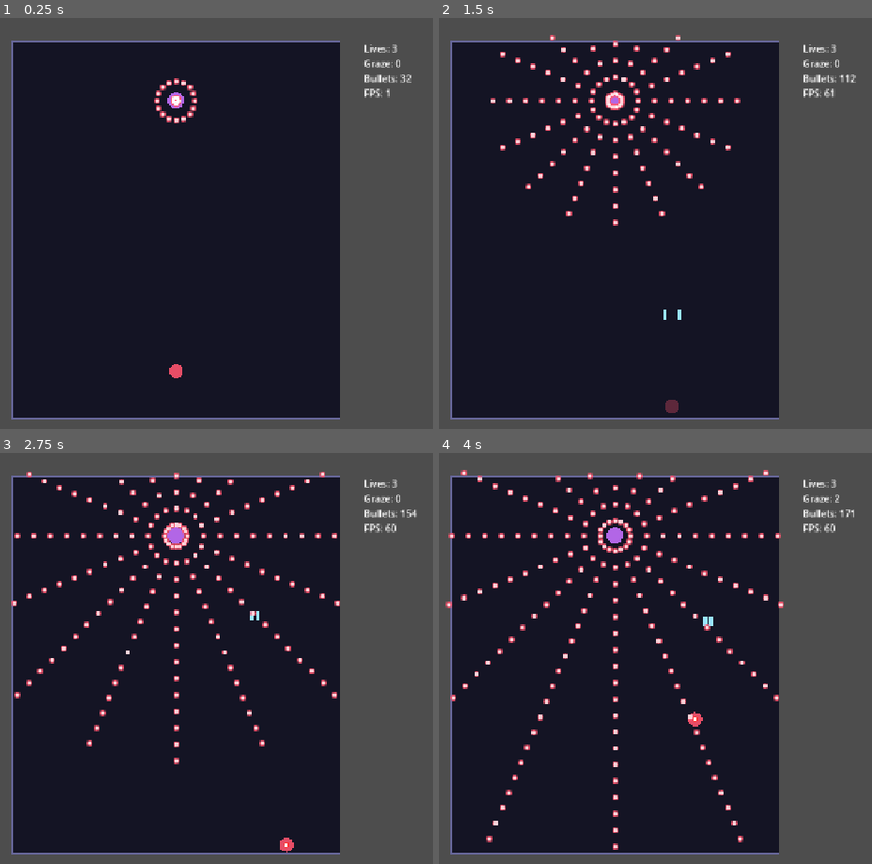
Above: before the commit, frames 1-4 (two rows, left to right).
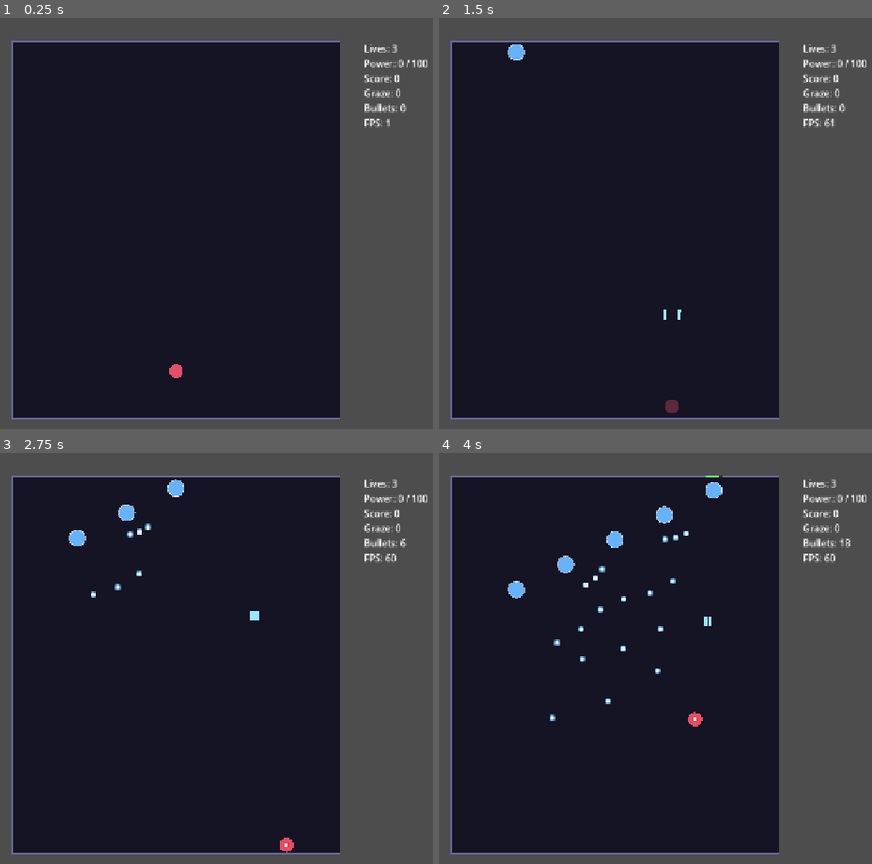
Above: after the commit, the same moments.

Repository: ZeynTheDev/danmaku-game-godot
Game: Godot game, scene res://scenes/stage.tscn
Same seed, same stepped clock (60 frames per second), same inputs: the game is played once before the commit and once after it.
Inputs:
- Up to frame 1 (0.25 s): no input
- Up to frame 2 (1.5 s): hold Right (move_right) 0.53-1.28 s; hold Shift (focus) 0.53-1.28 s; tap Z (shoot) at 0.8, 1.35 s; hold Down (move_down) from 1.28 s (still down)
- Up to frame 3 (2.75 s): tap Shift (focus) at 1.55 s; release Down (move_down) at 2.03 s; hold Right (move_right) from 2.03 s (still down); hold Shift (focus) from 2.03 s (still down); tap Z (shoot) at 2.3 s
- Up to frame 4 (4 s): release Right (move_right) at 2.78 s; release Shift (focus) at 2.78 s; hold Up (move_up) 2.78-3.53 s; tap Z (shoot) at 2.85, 3.8 s; tap Shift (focus) at 3.05 s; hold Left (move_left) from 3.53 s (still down); hold Shift (focus) from 3.53 s (still down)

The runs differ from the first frame. In frame 1, 1.0% of the frame differs, in the area x 35-99%, y 10-27%; in frame 2, 2.8%; in frame 3, 4.0%; in frame 4, 4.9%, in the area x 1-99%, y 4-97%.

Commit message:
M3: enemies, waves and item drops

Diff:
--- a/scenes/stage.tscn
+++ b/scenes/stage.tscn
@@ -3,7 +3,7 @@
 [ext_resource type="Script" uid="uid://dp0854jhvyt3e" path="res://scripts/stage.gd" id="1_gi7kc"]
 [ext_resource type="PackedScene" uid="uid://cvaf5ce257nxi" path="res://scenes/player.tscn" id="2_kewym"]
 [ext_resource type="Script" uid="uid://cqsbppsp28gkc" path="res://scripts/bullet_manager.gd" id="3_6c5u0"]
-[ext_resource type="Script" uid="uid://cfy8o7dlsxir0" path="res://scripts/pattern_emitter.gd" id="4_vcsse"]
+[ext_resource type="Script" uid="uid://boos0nxll6qsx" path="res://scripts/wave_spawner.gd" id="4_6c5u0"]
 
 [node name="Stage" type="Node2D"]
 script = ExtResource("1_gi7kc")
@@ -13,5 +13,5 @@
 [node name="BulletManager" type="Node2D" parent="."]
 script = ExtResource("3_6c5u0")
 
-[node name="Emitter" type="Node2D" parent="."]
-script = ExtResource("4_vcsse")
+[node name="WaveSpawner" type="Node2D" parent="."]
+script = ExtResource("4_6c5u0")
--- /dev/null
+++ b/scripts/enemy.gd
@@ -0,0 +1,151 @@
+class_name Enemy
+extends Area2D
+
+## Emitted when the enemy's HP reaches zero (not when it just leaves the screen).
+signal died(enemy: Enemy)
+
+## STRAIGHT: moves along its velocity.
+## SINE: moves along its velocity while swaying left and right.
+## HOVER: descends to hover_y, stays for hover_time seconds, then leaves back upward.
+enum PathType { STRAIGHT, SINE, HOVER }
+
+const BODY_RADIUS := 14.0
+const FLASH_TIME := 0.08       # seconds the body turns white after a hit
+const MAX_LIFETIME := 60.0     # failsafe: remove enemies that somehow never leave
+
+var max_hp := 10
+var hp := 10
+var score_value := 100
+## Items dropped on death, e.g. {"power": 1, "point": 2}
+var drops := {}
+var path_type: PathType = PathType.STRAIGHT
+var velocity := Vector2(0, 90)
+var sway_amplitude := 60.0
+var sway_frequency := 2.0
+var hover_y := 160.0
+var hover_time := 4.0
+var body_color := Color(0.7, 0.4, 0.9)
+
+var _emitter: PatternEmitter
+var _age := 0.0
+var _base_pos := Vector2.ZERO   # path position without the sine sway
+var _hover_phase := 0           # 0 = descending, 1 = hovering, 2 = leaving
+var _hover_left := 0.0
+var _flash := 0.0
+var _dead := false
+
+## Reads the enemy's settings from a config dictionary (missing keys use defaults)
+## and creates the child PatternEmitter that fires its bullets. Call before add_child().
+func setup(config: Dictionary, bullet_manager: BulletManager, target_node: Node2D) -> void:
+	max_hp = config.get("hp", 10)
+	hp = max_hp
+	score_value = config.get("score", 100)
+	drops = config.get("drops", {})
+	path_type = config.get("path", PathType.STRAIGHT)
+	velocity = config.get("velocity", Vector2(0, 90))
+	sway_amplitude = config.get("sway_amplitude", 60.0)
+	sway_frequency = config.get("sway_frequency", 2.0)
+	hover_y = config.get("hover_y", 160.0)
+	hover_time = config.get("hover_time", 4.0)
+	body_color = config.get("color", Color(0.7, 0.4, 0.9))
+	_hover_left = hover_time
+
+	_emitter = PatternEmitter.new()
+	_emitter.pattern = config.get("pattern", PatternEmitter.Pattern.RING)
+	_emitter.fire_interval = config.get("interval", 1.0)
+	_emitter.bullet_speed = config.get("bullet_speed", 140.0)
+	_emitter.bullet_count = config.get("count", 8)
+	_emitter.spread_deg = config.get("spread", 40.0)
+	_emitter.spin_deg = config.get("spin", 7.0)
+	_emitter.bullet_radius = config.get("bullet_radius", 5.0)
+	_emitter.bullet_color = config.get("bullet_color", Color(1.0, 0.35, 0.45))
+	_emitter.start_delay = config.get("start_delay", 0.5)
+	_emitter.manager = bullet_manager
+	_emitter.target = target_node
+	add_child(_emitter)
+
+## Builds the collision circle in code and starts listening for player shots.
+func _ready() -> void:
+	var shape := CircleShape2D.new()
+	shape.radius = BODY_RADIUS
+	var collision := CollisionShape2D.new()
+	collision.shape = shape
+	add_child(collision)
+
+	_base_pos = position
+	area_entered.connect(_on_area_entered)
+
+## Runs every frame: follows its path, updates the hit flash, handles leaving the field,
+## and only lets the emitter fire while the enemy is inside the playfield.
+func _process(delta: float) -> void:
+	_age += delta
+	_move(delta)
+	_update_flash(delta)
+	_emitter.active = Game.PLAYFIELD.has_point(global_position)
+
+	# Remove the enemy once it has left the (slightly enlarged) playfield
+	if _age > MAX_LIFETIME or not Game.PLAYFIELD.grow(60.0).has_point(global_position):
+		queue_free()
+
+## Reduces HP, flashes the body, and handles death (emits `died`, then removes the enemy).
+func take_damage(amount: int) -> void:
+	if _dead:
+		return
+	hp -= amount
+	_flash = FLASH_TIME
+	queue_redraw()
+	if hp <= 0:
+		_dead = true
+		died.emit(self)
+		queue_free()
+
+## Called when another Area2D overlaps the enemy. Only player shots matter: they deal damage and vanish.
+func _on_area_entered(area: Area2D) -> void:
+	if _dead or not (area is PlayerShot):
+		return
+	take_damage((area as PlayerShot).damage)
+	area.queue_free()
+
+## Dispatches to the movement code for this enemy's path type.
+func _move(delta: float) -> void:
+	match path_type:
+		PathType.STRAIGHT:
+			position += velocity * delta
+		PathType.SINE:
+			_base_pos += velocity * delta
+			position = _base_pos + Vector2(sin(_age * sway_frequency) * sway_amplitude, 0.0)
+		PathType.HOVER:
+			_move_hover(delta)
+
+## HOVER path: descend, wait in place, then retrace the path upward and leave.
+func _move_hover(delta: float) -> void:
+	match _hover_phase:
+		0:
+			position += velocity * delta
+			if position.y >= hover_y:
+				_hover_phase = 1
+		1:
+			_hover_left -= delta
+			if _hover_left <= 0.0:
+				_hover_phase = 2
+		2:
+			position -= velocity * delta
+
+## Counts down the white hit-flash and redraws once it ends.
+func _update_flash(delta: float) -> void:
+	if _flash > 0.0:
+		_flash -= delta
+		if _flash <= 0.0:
+			queue_redraw()
+
+## Draws the body (white while flashing) and a small HP bar once the enemy is damaged.
+func _draw() -> void:
+	var color := Color.WHITE if _flash > 0.0 else body_color
+	draw_circle(Vector2.ZERO, BODY_RADIUS, color)
+	draw_arc(Vector2.ZERO, BODY_RADIUS, 0.0, TAU, 24, Color(1, 1, 1, 0.6), 1.5)
+	if hp < max_hp:
+		var width := 28.0
+		var ratio := clampf(float(hp) / max_hp, 0.0, 1.0)
+		var top := -BODY_RADIUS - 10.0
+		draw_rect(Rect2(-width / 2.0, top, width, 3.0), Color(0, 0, 0, 0.6))
+		draw_rect(Rect2(-width / 2.0, top, width * ratio, 3.0), Color(0.4, 1.0, 0.4))
--- /dev/null
+++ b/scripts/item.gd
@@ -0,0 +1,65 @@
+class_name Item
+extends Node2D
+
+## Emitted when the player picks the item up, just before it removes itself.
+signal collected(kind: Kind)
+
+enum Kind { POWER, POINT }
+
+const GRAVITY := 380.0
+const MAX_FALL_SPEED := 130.0
+const POP_SPEED := 160.0          # upward speed when the item first appears
+const SIDE_DRAG := 120.0          # how quickly the sideways drift fades out
+const PICKUP_RADIUS := 18.0
+const MAGNET_RADIUS := 90.0       # items this close to the player get pulled in
+const MAGNET_SPEED := 420.0
+## While the player is above this much distance from the top of the playfield, every item is pulled in.
+const COLLECT_LINE_HEIGHT := 150.0
+
+var kind: Kind = Kind.POINT
+var player: Player
+
+var _velocity := Vector2.ZERO
+var _attracted := false
+
+## Gives the item a small random pop upward and draws it above enemies.
+func _ready() -> void:
+	z_index = 1
+	_velocity = Vector2(randf_range(-40.0, 40.0), -POP_SPEED)
+
+## Runs every frame: falls or flies toward the player, checks pickup, and removes the item below the playfield.
+func _process(delta: float) -> void:
+	var player_alive := player != null and player.lives > 0
+	if player_alive:
+		_update_attraction()
+
+	if _attracted and player_alive:
+		_velocity = (player.global_position - global_position).normalized() * MAGNET_SPEED
+	else:
+		_velocity.y = minf(_velocity.y + GRAVITY * delta, MAX_FALL_SPEED)
+		_velocity.x = move_toward(_velocity.x, 0.0, SIDE_DRAG * delta)
+	position += _velocity * delta
+
+	if player_alive and global_position.distance_squared_to(player.global_position) <= PICKUP_RADIUS * PICKUP_RADIUS:
+		collected.emit(kind)
+		queue_free()
+	elif global_position.y > Game.PLAYFIELD.end.y + 20.0:
+		queue_free()
+
+## Starts pulling the item toward the player when the player is close or above the collect line.
+## Once attracted, the item stays attracted.
+func _update_attraction() -> void:
+	var above_line := player.global_position.y < Game.PLAYFIELD.position.y + COLLECT_LINE_HEIGHT
+	var close := global_position.distance_squared_to(player.global_position) <= MAGNET_RADIUS * MAGNET_RADIUS
+	if above_line or close:
+		_attracted = true
+
+## Draws a red square for power items and a blue diamond for point items.
+func _draw() -> void:
+	match kind:
+		Kind.POWER:
+			draw_rect(Rect2(-7, -7, 14, 14), Color(1.0, 0.3, 0.3))
+			draw_rect(Rect2(-7, -7, 14, 14), Color.WHITE, false, 1.5)
+		Kind.POINT:
+			var diamond := PackedVector2Array([Vector2(0, -9), Vector2(7, 0), Vector2(0, 9), Vector2(-7, 0)])
+			draw_colored_polygon(diamond, Color(0.4, 0.7, 1.0))
--- a/scripts/pattern_emitter.gd
+++ b/scripts/pattern_emitter.gd
@@ -11,6 +11,8 @@
 @export var spin_deg := 7.0          # spiral: how far the angle advances each shot
 @export var bullet_radius := 5.0
 @export var bullet_color := Color(1.0, 0.35, 0.45)
+@export var start_delay := 0.0       # seconds to wait before the first shot
+@export var active := true           # when false, the emitter pauses (timer included)
 
 var manager: BulletManager
 var target: Node2D
@@ -18,14 +20,20 @@
 var _timer := 0.0
 var _spin := 0.0
 
+## Applies the start delay so the first shot doesn't happen instantly.
+func _ready() -> void:
+	_timer = start_delay
+
+## Counts down the fire timer and fires when it reaches zero (does nothing while inactive).
 func _process(delta: float) -> void:
-	if manager == null:
+	if manager == null or not active:
 		return
 	_timer -= delta
 	if _timer <= 0.0:
 		_timer += fire_interval
 		_fire()
 
+## Fires one volley of the selected pattern.
 func _fire() -> void:
 	match pattern:
 		Pattern.AIMED:
@@ -36,7 +44,7 @@
 			_fire_ring(deg_to_rad(_spin))
 			_spin += spin_deg
 
-# A fan of bullets centered on the player
+## A fan of bullets centered on the player
 func _fire_aimed() -> void:
 	if target == null:
 		return
@@ -47,13 +55,11 @@
 		var angle := base + lerpf(-spread / 2.0, spread / 2.0, t)
 		_spawn(angle)
 
-# Evenly spaced bullets around a circle (also the building block of spirals)
+## Evenly spaced bullets around a circle (also the building block of spirals)
 func _fire_ring(offset: float) -> void:
 	for i in bullet_count:
 		_spawn(offset + TAU * i / bullet_count)
 
+## Spawns a single bullet at this emitter's position, flying in the given direction (radians).
 func _spawn(angle: float) -> void:
 	manager.spawn(global_position, Vector2.from_angle(angle) * bullet_speed, bullet_radius, bullet_color)
-
-func _draw() -> void:
-	draw_circle(Vector2.ZERO, 14, Color(0.7, 0.4, 0.9))
--- a/scripts/player.gd
+++ b/scripts/player.gd
@@ -1,29 +1,39 @@
 class_name Player
 extends Area2D
 
+## Emitted after the player is placed back at the spawn point (also on the first spawn).
 signal respawned
+## Emitted when the last life is lost.
 signal died
 
 const HITBOX_RADIUS := 3.0
 const SHOT_SCENE := preload("res://scenes/player_shot.tscn")
+const SHOT_SPEED := 900.0
+const MAX_POWER := 100
+## Power values at which the player gains one extra shot (tiers 1, 2 and 3).
+const POWER_TIERS := [25, 50, 80]
 
 @export var speed_normal := 300.0
 @export var speed_focus := 130.0
-@export var fire_rate := 16.0   # shots per second
-@export var margin := 14.0
+@export var fire_rate := 12.0   # shots per second
+@export var margin := 14.0      # keeps the sprite inside the playfield edge
 @export var start_lives := 3
 @export var respawn_invincibility := 2.0   # seconds
 
 var lives := 0
+var power := 0
 var spawn_position := Vector2.ZERO
 
 var _fire_cooldown := 0.0
 var _focused := false
 var _invincible_timer := 0.0
 
+## Sets the starting lives and draws the player above enemies and items.
 func _ready() -> void:
 	lives = start_lives
+	z_index = 2
 
+## Runs every frame: updates invincibility, focus, movement and shooting (skipped once dead).
 func _process(delta: float) -> void:
 	if lives <= 0:
 		return
@@ -32,9 +42,11 @@
 	_move(delta)
 	_handle_shooting(delta)
 
+## True when a bullet is allowed to hurt the player (alive and not invincible).
 func is_vulnerable() -> bool:
 	return lives > 0 and _invincible_timer <= 0.0
 
+## Called when a bullet hits the hitbox: costs a life, then respawns or ends the run.
 func take_hit() -> void:
 	if not is_vulnerable():
 		return
@@ -45,11 +57,25 @@
 	else:
 		respawn()
 
+## Moves the player back to the spawn point and starts the invincibility timer.
 func respawn() -> void:
 	position = spawn_position
 	_invincible_timer = respawn_invincibility
 	respawned.emit()
 
+## Adds power (capped at MAX_POWER). Higher power unlocks more shots, see get_power_tier().
+func add_power(amount: int) -> void:
+	power = mini(power + amount, MAX_POWER)
+
+## Returns 0-3: how many entries of POWER_TIERS the current power has reached.
+func get_power_tier() -> int:
+	var tier := 0
+	for threshold in POWER_TIERS:
+		if power >= threshold:
+			tier += 1
+	return tier
+
+## Counts down the invincibility timer and makes the ship blink while it runs.
 func _update_invincibility(delta: float) -> void:
 	if _invincible_timer > 0.0:
 		_invincible_timer -= delta
@@ -58,12 +84,14 @@
 		if _invincible_timer <= 0.0:
 			modulate.a = 1.0
 
+## Tracks the focus key and only redraws when the look changes (hitbox shown or hidden).
 func _update_focus() -> void:
 	var now_focused := Input.is_action_pressed("focus")
 	if now_focused != _focused:
 		_focused = now_focused
 		queue_redraw()
 
+## Moves the player from input (slower while focused) and clamps it inside the playfield.
 func _move(delta: float) -> void:
 	var dir := Input.get_vector("move_left", "move_right", "move_up", "move_down")
 	var speed := speed_focus if _focused else speed_normal
@@ -73,21 +101,32 @@
 	var max_pos := Game.PLAYFIELD.end - Vector2(margin, margin)
 	position = position.clamp(min_pos, max_pos)
 
+## Fires shots at fire_rate while the shoot key is held, using a cooldown timer.
 func _handle_shooting(delta: float) -> void:
 	_fire_cooldown -= delta
 	if Input.is_action_pressed("shoot") and _fire_cooldown <= 0.0:
 		_fire_cooldown = 1.0 / fire_rate
 		_shoot()
 
+## Fires 2 + power tier shots in a row. Unfocused shots fan out slightly,
+## and focused shots are packed tight and straight for concentrated damage.
 func _shoot() -> void:
-	var offset := 5.0 if _focused else 12.0
-	for side in [-1, 1]:
+	var count := 2 + get_power_tier()
+	var spacing := 8.0 if _focused else 16.0    # horizontal gap between shots
+	var fan_deg := 0.0 if _focused else 4.0     # angle between neighbouring shots
+	for i in count:
+		# t is the shot's slot, centered on zero: -0.5/+0.5 for two shots, -1/0/+1 for three...
+		var t := i - (count - 1) / 2.0
 		var shot := SHOT_SCENE.instantiate()
-		shot.position = position + Vector2(side * offset, -16)
+		shot.position = position + Vector2(t * spacing, -16)
+		shot.rotation = deg_to_rad(t * fan_deg)
+		shot.velocity = Vector2.UP.rotated(shot.rotation) * SHOT_SPEED
 		get_tree().current_scene.add_child(shot)
 
+## Draws the ship, plus the white hitbox marker while focusing.
 func _draw() -> void:
 	draw_circle(Vector2.ZERO, 12, Color(0.9, 0.3, 0.4))
 	if _focused:
+		# Show the hitbox while focusing
 		draw_circle(Vector2.ZERO, 4, Color.WHITE)
 		draw_arc(Vector2.ZERO, 4, 0.0, TAU, 24, Color(1, 0.2, 0.2), 1.5)
--- a/scripts/player_shot.gd
+++ b/scripts/player_shot.gd
@@ -1,12 +1,19 @@
+class_name PlayerShot
 extends Area2D
 
+## How much HP this shot removes from an enemy it hits.
+var damage := 1
+
+## Travel direction and speed in pixels per second. The player sets this when firing.
 var velocity := Vector2(0, -900)
 
+## Moves the shot every frame and deletes it once it leaves the playfield.
 func _process(delta: float) -> void:
 	position += velocity * delta
-	# Delete the shot once it leaves the top of the playfield
-	if position.y < Game.PLAYFIELD.position.y - 20:
+	# Delete the shot once it leaves the playfield (angled shots can exit through the sides)
+	if not Game.PLAYFIELD.grow(20.0).has_point(position):
 		queue_free()
 
+## Draws the shot as a small light-blue bar.
 func _draw() -> void:
 	draw_rect(Rect2(-3, -8, 6, 16), Color(0.6, 0.9, 1.0))
--- a/scripts/stage.gd
+++ b/scripts/stage.gd
@@ -1,47 +1,89 @@
 extends Node2D
+
+const POINT_ITEM_SCORE := 300
+const POWER_ITEM_AMOUNT := 5
 
 @onready var _player: Player = $Player
 @onready var _bullets: BulletManager = $BulletManager
-@onready var _emitter: PatternEmitter = $Emitter
+@onready var _spawner: WaveSpawner = $WaveSpawner
 
+var _score := 0
 var _graze := 0
 var _game_over := false
+var _waves_done := false
 var _debug_label := Label.new()
 
+## Connects all systems together (bullets, spawner, player signals) and spawns the player.
 func _ready() -> void:
 	# Temporary debug text, replaced by a real HUD in M5
 	_debug_label.position = Vector2(680, 40)
 	add_child(_debug_label)
 
 	_bullets.player = _player
-	_emitter.manager = _bullets
-	_emitter.target = _player
-	_emitter.position = Vector2(Game.PLAYFIELD.get_center().x, Game.PLAYFIELD.position.y + 100)
+	_spawner.manager = _bullets
+	_spawner.target = _player
 
 	_bullets.player_hit.connect(_player.take_hit)
 	_bullets.player_grazed.connect(_on_player_grazed)
 	_player.respawned.connect(_bullets.clear)   # classic: dying clears the screen
 	_player.died.connect(_on_player_died)
+	_spawner.enemy_died.connect(_on_enemy_died)
+	_spawner.waves_finished.connect(_on_waves_finished)
 
 	_player.spawn_position = Vector2(Game.PLAYFIELD.get_center().x, Game.PLAYFIELD.end.y - 80)
 	_player.respawn()
 
+## Refreshes the debug text every frame (lives, power, score, graze, bullet count, FPS).
 func _process(_delta: float) -> void:
 	if _game_over:
 		return
-	_debug_label.text = "Lives: %d\nGraze: %d\nBullets: %d\nFPS: %d" % [
-		_player.lives, _graze, _bullets.bullets.size(), Engine.get_frames_per_second()
+	_debug_label.text = "Lives: %d\nPower: %d / %d\nScore: %d\nGraze: %d\nBullets: %d\nFPS: %d%s" % [
+		_player.lives, _player.power, Player.MAX_POWER, _score, _graze,
+		_bullets.bullets.size(), Engine.get_frames_per_second(),
+		"\n\nWAVES CLEARED" if _waves_done else ""
 	]
 
+## Counts a graze (a bullet that passed close to the player's hitbox).
 func _on_player_grazed() -> void:
 	_graze += 1
 
+## Awards the kill score and creates the enemy's drops, scattered a little around where it died.
+func _on_enemy_died(pos: Vector2, drops: Dictionary, score: int) -> void:
+	_score += score
+	for i in drops.get("power", 0):
+		_spawn_item(Item.Kind.POWER, pos + Vector2(randf_range(-14.0, 14.0), randf_range(-8.0, 8.0)))
+	for i in drops.get("point", 0):
+		_spawn_item(Item.Kind.POINT, pos + Vector2(randf_range(-14.0, 14.0), randf_range(-8.0, 8.0)))
+
+## Creates one item at a position and listens for it being collected.
+func _spawn_item(kind: Item.Kind, pos: Vector2) -> void:
+	var item := Item.new()
+	item.kind = kind
+	item.player = _player
+	item.position = pos
+	item.collected.connect(_on_item_collected)
+	add_child(item)
+
+## Applies a collected item: power items add power, point items add score.
+func _on_item_collected(kind: Item.Kind) -> void:
+	match kind:
+		Item.Kind.POWER:
+			_player.add_power(POWER_ITEM_AMOUNT)
+		Item.Kind.POINT:
+			_score += POINT_ITEM_SCORE
+
+## Remembers that every wave has been cleared (shown in the debug text for now).
+func _on_waves_finished() -> void:
+	_waves_done = true
+
+## Shows the game-over text and reloads the scene after a short pause.
 func _on_player_died() -> void:
 	_game_over = true
 	_debug_label.text = "GAME OVER\nRestarting..."
 	await get_tree().create_timer(2.0).timeout
 	get_tree().reload_current_scene()
 
+## Draws the playfield background and border.
 func _draw() -> void:
 	draw_rect(Game.PLAYFIELD, Color(0.08, 0.08, 0.14))
 	draw_rect(Game.PLAYFIELD, Color(0.4, 0.4, 0.6), false, 2.0)
--- /dev/null
+++ b/scripts/wave_spawner.gd
@@ -0,0 +1,118 @@
+class_name WaveSpawner
+extends Node2D
+
+## Emitted when a spawned enemy is killed. The stage uses it to award score and create drops.
+signal enemy_died(position: Vector2, drops: Dictionary, score: int)
+## Emitted once every wave has spawned and every enemy is gone (killed or escaped).
+signal waves_finished
+
+var manager: BulletManager
+var target: Node2D
+
+## Reusable enemy presets. Keys match the config read by Enemy.setup().
+var enemy_types := {
+	# Falls straight down and shoots a fan of bullets at the player
+	"fairy_aimed": {
+		"hp": 8, "score": 100,
+		"drops": {"point": 1},
+		"path": Enemy.PathType.STRAIGHT,
+		"velocity": Vector2(0, 70),
+		"pattern": PatternEmitter.Pattern.AIMED,
+		"interval": 1.2, "count": 3, "spread": 30.0, "bullet_speed": 170.0,
+		"color": Color(0.4, 0.7, 1.0), "bullet_color": Color(0.5, 0.8, 1.0),
+	},
+	# Sways side to side while dropping small rings
+	"fairy_sine": {
+		"hp": 10, "score": 150,
+		"drops": {"point": 1},
+		"path": Enemy.PathType.SINE,
+		"velocity": Vector2(0, 80),
+		"sway_amplitude": 80.0, "sway_frequency": 2.0,
+		"pattern": PatternEmitter.Pattern.RING,
+		"interval": 1.5, "count": 8, "bullet_speed": 120.0,
+		"color": Color(0.5, 0.9, 0.5), "bullet_color": Color(0.6, 1.0, 0.6),
+	},
+	# Tougher: stops, fires a spiral for a few seconds, then leaves. Drops power.
+	"fairy_hover": {
+		"hp": 60, "score": 500,
+		"drops": {"power": 3, "point": 3},
+		"path": Enemy.PathType.HOVER,
+		"velocity": Vector2(0, 100), "hover_y": 150.0, "hover_time": 6.0,
+		"pattern": PatternEmitter.Pattern.SPIRAL,
+		"interval": 0.08, "count": 3, "spin": 11.0, "bullet_speed": 130.0,
+		"color": Color(0.9, 0.5, 0.7), "bullet_color": Color(1.0, 0.6, 0.8),
+	},
+}
+
+## The stage script. Each wave spawns `count` enemies of `type`, `interval` seconds apart.
+## x is where the first enemy appears across the playfield (0 = left edge, 1 = right edge),
+## and x_step shifts each following enemy. `override` changes any preset setting for this wave only.
+var waves := [
+	{"time": 1.0, "type": "fairy_aimed", "count": 5, "interval": 0.6, "x": 0.2, "x_step": 0.15},
+	{"time": 7.0, "type": "fairy_sine", "count": 6, "interval": 0.5, "x": 0.5},
+	{"time": 14.0, "type": "fairy_hover", "count": 2, "interval": 2.0, "x": 0.3, "x_step": 0.4},
+	{"time": 24.0, "type": "fairy_aimed", "count": 8, "interval": 0.4, "x": 0.1, "x_step": 0.1,
+		"override": {"bullet_speed": 220.0}},
+]
+
+var _events: Array = []   # every single enemy spawn, sorted by time
+var _time := 0.0
+var _next := 0            # index of the next event to spawn
+var _alive := 0
+var _finished := false
+
+## Expands the wave list into individual spawn events.
+func _ready() -> void:
+	_build_events()
+
+## Advances the stage timer, spawns enemies that are due, and checks whether the stage is finished.
+func _process(delta: float) -> void:
+	_time += delta
+	while _next < _events.size() and _events[_next]["time"] <= _time:
+		_spawn_enemy(_events[_next])
+		_next += 1
+	_check_finished()
+
+## Turns each wave into one event per enemy (time, x position, type, overrides) and sorts them by time.
+func _build_events() -> void:
+	for wave in waves:
+		for i in wave["count"]:
+			_events.append({
+				"time": wave["time"] + i * wave.get("interval", 0.5),
+				"x": wave.get("x", 0.5) + i * wave.get("x_step", 0.0),
+				"type": wave["type"],
+				"override": wave.get("override", {}),
+			})
+	_events.sort_custom(func(a, b): return a["time"] < b["time"])
+
+## Creates one enemy from its preset (plus overrides) just above the top edge of the playfield.
+func _spawn_enemy(event: Dictionary) -> void:
+	var config: Dictionary = enemy_types[event["type"]].duplicate(true)
+	config.merge(event["override"], true)
+
+	var enemy := Enemy.new()
+	enemy.setup(config, manager, target)
+	enemy.position = Vector2(
+		Game.PLAYFIELD.position.x + event["x"] * Game.PLAYFIELD.size.x,
+		Game.PLAYFIELD.position.y - Enemy.BODY_RADIUS - 4.0
+	)
+	enemy.died.connect(_on_enemy_died)
+	enemy.tree_exiting.connect(_on_enemy_gone)
+	add_child(enemy)
+	_alive += 1
+
+## Forwards an enemy's death (position, drops, score) to whoever listens, i.e. the stage.
+func _on_enemy_died(enemy: Enemy) -> void:
+	enemy_died.emit(enemy.global_position, enemy.drops, enemy.score_value)
+
+## Counts enemies down whenever one is removed (killed or left the screen).
+func _on_enemy_gone() -> void:
+	_alive -= 1
+
+## Emits waves_finished once, after the last enemy has spawned and none are left alive.
+func _check_finished() -> void:
+	if _finished:
+		return
+	if _next >= _events.size() and _alive <= 0:
+		_finished = true
+		waves_finished.emit()
Not shown, added: scripts/enemy.gd.uid
Not shown, added: scripts/item.gd.uid
Not shown, added: scripts/wave_spawner.gd.uid
